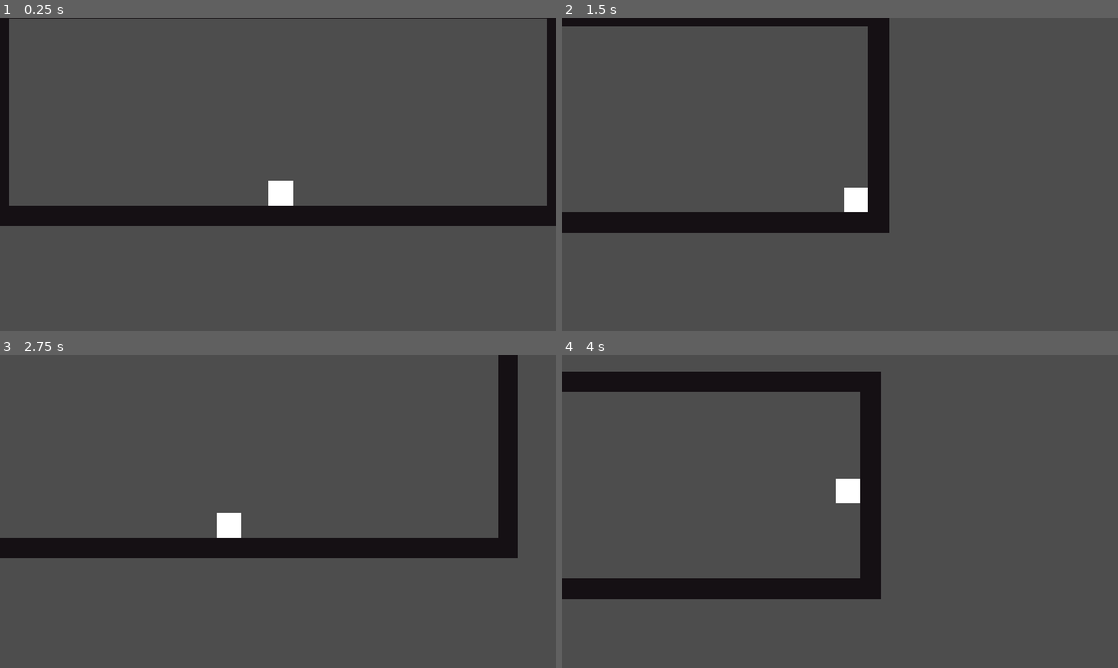
Above: before the commit, frames 1-4 (two rows, left to right).
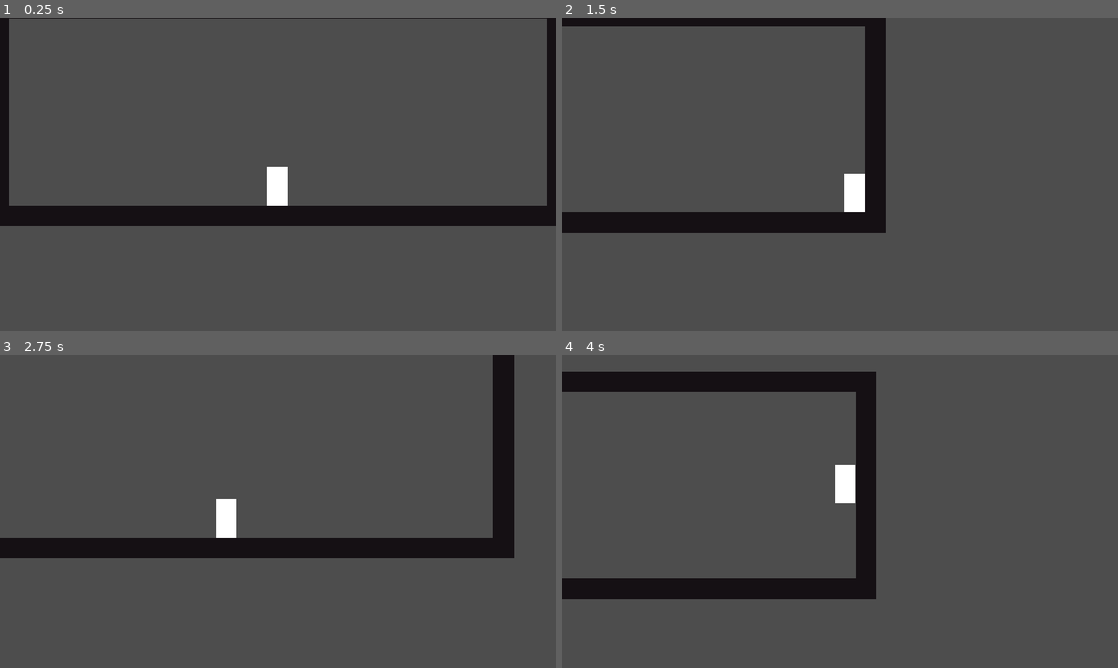
Above: after the commit, the same moments.

Repository: Timi865/Microvania
Game: Godot game, scene res://Scenes/game.tscn
Two runs of this game, one before a commit and one after it. Both use one fixed random seed, a clock stepped at 60 frames per second and the inputs below.
Inputs:
- Up to frame 1 (0.25 s): no input
- Up to frame 2 (1.5 s): hold Right (Move_right) from 0.53 s (still down); tap C (dash) at 0.6, 1.35 s; tap Space (Jump) at 0.77 s
- Up to frame 3 (2.75 s): tap Space (Jump) at 1.52 s; release Right (Move_right) at 2.03 s; hold Left (Move_left) from 2.03 s (still down); tap C (dash) at 2.1 s
- Up to frame 4 (4 s): release Left (Move_left) at 2.78 s; hold Right (Move_right) from 2.78 s (still down); tap C (dash) at 2.85, 3.6 s; tap Space (Jump) at 3.02, 3.77 s

The runs differ from the first frame. In frame 1, 0.3% of the frame differs, in the area x 48-53%, y 47-60%; in frame 2, 0.9%; in frame 3, 1.2%; in frame 4, 1.3%, in the area x 49-58%, y 5-78%.

Commit message:
Updated Placeholder Player
Updated Placeholder character body to be more accurate to a future game main character

Diff:
--- a/Scenes/character_body_2d.tscn
+++ b/Scenes/character_body_2d.tscn
@@ -3,17 +3,18 @@
 [ext_resource type="Script" uid="uid://dh08bt053owqn" path="res://Scripts/character_body_2d.gd" id="1_ymxaj"]
 
 [sub_resource type="RectangleShape2D" id="RectangleShape2D_yw7hx"]
+size = Vector2(16.382978, 31.276596)
 
 [node name="Player" type="CharacterBody2D" unique_id=402479733]
 script = ExtResource("1_ymxaj")
 
 [node name="CollisionShape2D" type="CollisionShape2D" parent="." unique_id=469050356]
-position = Vector2(4, 4)
+position = Vector2(3.1499999, 1.3499999)
 scale = Vector2(0.47, 0.47)
 shape = SubResource("RectangleShape2D_yw7hx")
 
 [node name="ColorRect" type="ColorRect" parent="CollisionShape2D" unique_id=1072303817]
-offset_left = -10.0
-offset_top = -10.0
-offset_right = 10.0
-offset_bottom = 10.0
+offset_left = -8.829787
+offset_top = -15.638298
+offset_right = 8.191487
+offset_bottom = 16.276594
